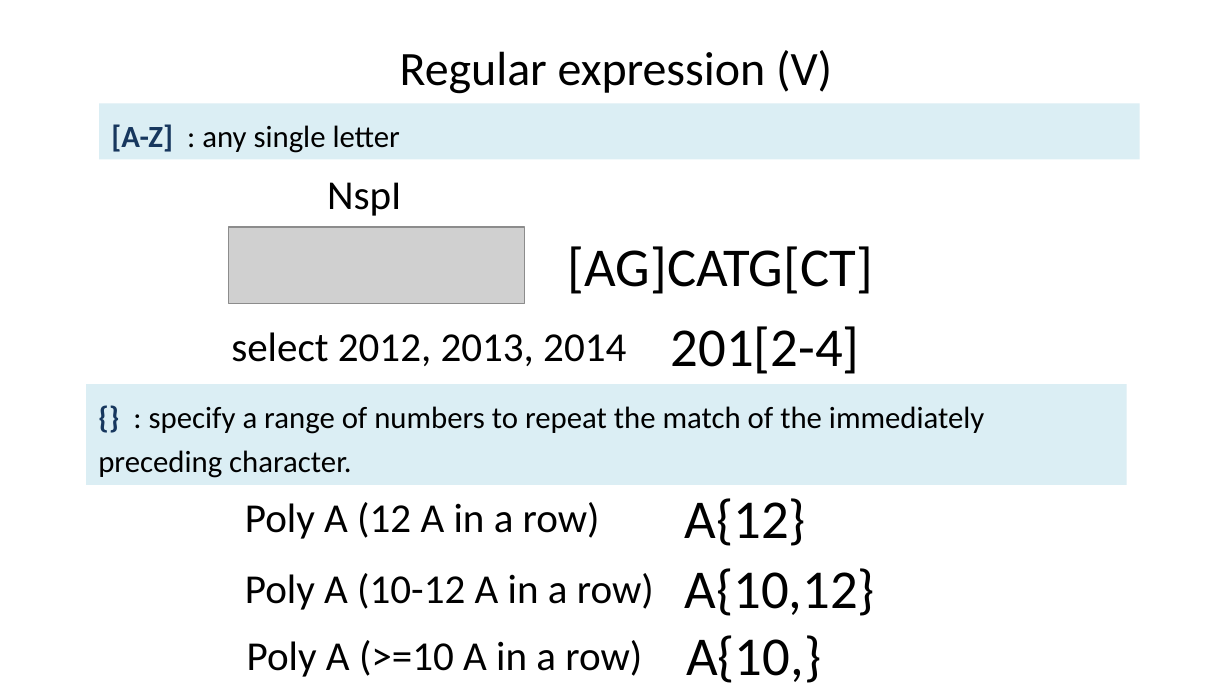
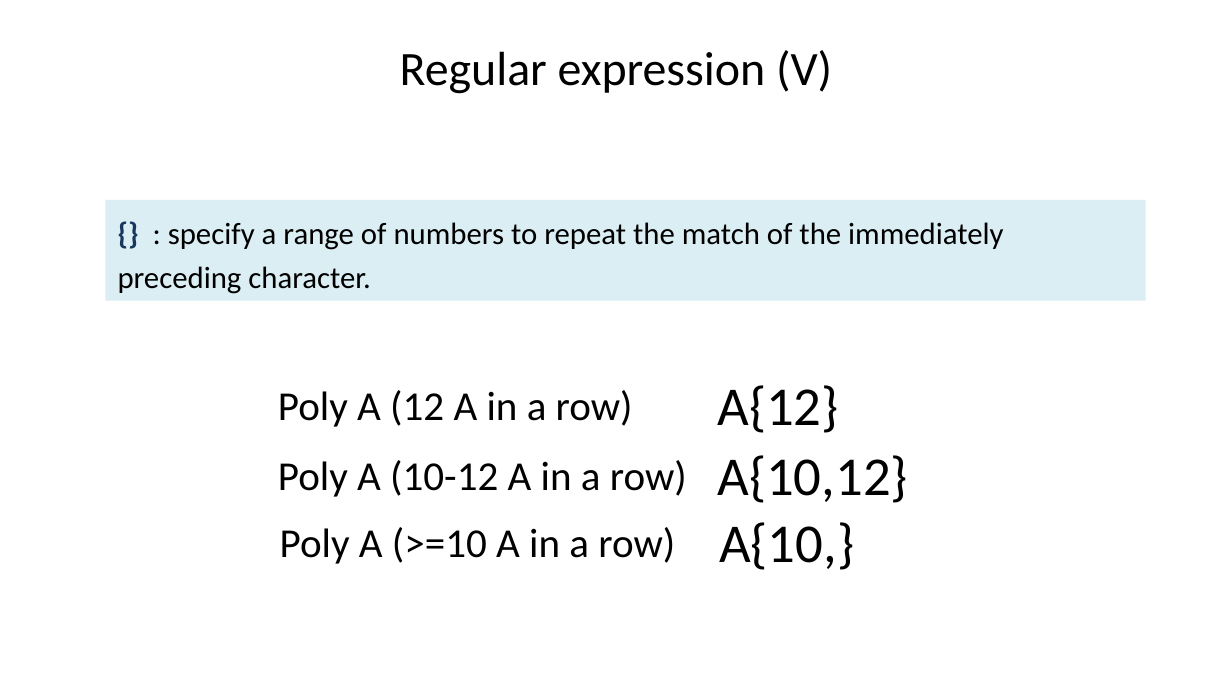
Before and after one commit to liu3zhenlab/teaching, a slide deck: slide 28 of PLPTH813Bioinformatis/2025/1_lecture/lecture01_overview_basis.pptx (slide 27 before the commit). Drawn at 1232x693 pixels with LibreOffice and Linux fonts; fonts in the diff are those of the drawing; grey boxes stand for pictures. Boxes give left, top, right and bottom in pixels: in the first picture for what was removed or moved away, otherwise in the second. Text is boxed around its words. In the diff, an @@ line names an element or a change of style, - is before the commit and + after.

```diff
--- a/PLPTH813Bioinformatis/2025/1_lecture/lecture01_overview_basis.pptx
+++ b/PLPTH813Bioinformatis/2025/1_lecture/lecture01_overview_basis.pptx
@@ rectangle removed at [100,103,1140,159] @@
-[A-Z] : any single letter
@@ rectangle "{} : specify a range ...": place and size @@
-rectangle "{} : specify a range ..." at [86,384,1126,485]
+rectangle "{} : specify a range ..." at [106,200,1146,301]
@@ text removed at [327,182,401,216] @@
-NspI
@@ picture removed at [228,227,524,303] @@
@@ text removed at [568,246,873,294] @@
-[AG]CATG[CT]
@@ text removed at [671,326,860,374] @@
-201[2-4]
@@ text removed at [231,332,626,366] @@
-select 2012, 2013, 2014
@@ text "Poly A (12 A in ...": place and size @@
-text "Poly A (12 A in ..." at [245,502,600,539]
+text "Poly A (12 A in ..." at [278,390,633,427]
@@ text "A{12}": place and size @@
-text "A{12}" at [684,498,806,546]
+text "A{12}" at [717,385,839,433]
@@ text "A{10,12}": place and size @@
-text "A{10,12}" at [684,568,875,616]
+text "A{10,12}" at [717,455,908,503]
@@ 3 texts: place and size @@
-3 texts at [245,573,821,683]
+3 texts at [278,460,854,570]
```
Also in this commit, not shown: 1 slide added, 1 other file.
